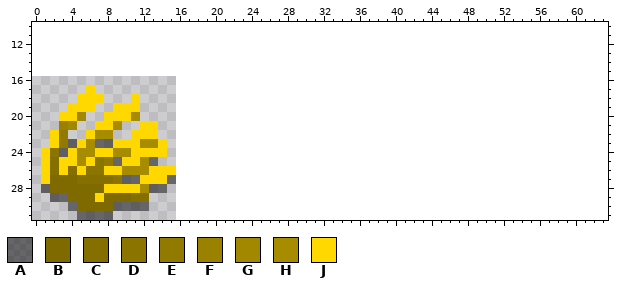
Edited in one commit: pixel-art sprite (data/res_wheat.png). This is how it looked before the edit.
The file is 16x16 pixels. Colours within 5 levels of each other are drawn and written as one. Shown: x 0..63, y 10..31. The old version is drawn lined up with the new one, on the new canvas.
Palette (. is transparent): A #00000080  B #7f6a00  C #856f00  D #8b7400  E #927900  F #9b8100  G #a28700  H #a88c00  J #ffd800
Pixels before, first column x 1:
17 .....J.........
18 ....JJJ...J....
19 ...JJJ..JJJ....
20 ..JJG..JJJH....
21 ..FG..JJH..JJ..
22 .JE..JHH..JJJ..
23 .JEAJHAAJJJHHJ.
24 JDAJHHJJHHJJJJ.
25 JCJJHJDEAJJHA..
26 JCJCJDDJJHHHJJJ
27 JBBBCCCCDAAJJJA
28 ABBBBBBJJJJHAA.
29 .AABBBJBBBCC...
30 ...ABBBBAAAA...
31 ....AAAA.......
New version:
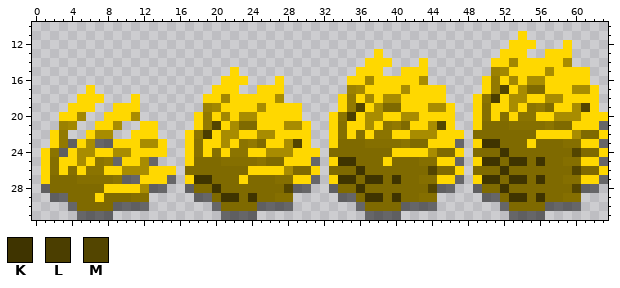
Colours new in this view: K #3f3400  L #4b3e00  M #534500
Changes in this commit:
canvas 16x16 -> 64x32, the old top-left corner now at 0,16
Changed rows in their new state; - is an unchanged pixel.
first column x 17:
11 -------------------------------------J---------
12 ------------------------------------JJJ---J----
13 ---------------------J-------------JJJ--JJJ----
14 --------------------JJJ---J-------JJGJJJJJH----
15 -----J-------------JJJ--JJJ-------FGJJJJHJJJJ--
16 ----JJJ---J-------JJGJJJJJH------JEJGJHHJJJJJ--
17 ---JJJ--JJJ-------FGJJJJHJJJJ----JEMJHBBJJJHHJ-
18 --JJGJJJJJH------JEJGJHHJJJJJ---JDLJHHJJHHJJJJ-
19 --FGJJJJHJJJJ----JEMJHBBJJJHHJ--JCJJHJDEBJJHMJ-
20 -JEJGJHHJJJJJ---JDLJHHJJHHJJJJ--JCJCJDDJJHHHJJJ
21 -JEMJHBBJJJHHJ--JCJJHJDEBJJHMJ--JBBBCCCCDBBJJJA
22 JDLJHHJJHHJJJJ--JCJCJDDJJHHHJJJ-BBBBBBBJJJJHBBJ
23 JCJJHJDEBJJHMJ--JBBBCCCCDBBJJJA-JKKBBBJBBBCCJJA
24 JCJCJDDJJHHHJJJ-BBBBBBBJJJJHBBJ-BBBKBBBBBBBMBBJ
25 JBBBCCCCDBBJJJA-JKKBBBJBBBCCJJA-JKKBKKBKBBCCJJA
26 BBBBBBBJJJJHBBJ-BBBKBBBBBBBMBBJ-BBBKBBBBBBBMBBJ
27 JKKBBBJBBBCCJJA-JKKBKKBKBBCCJJA-JKKBKKBKBBCCJJA
28 ABBKBBBBBBBMAA--ABBKBBBBBBBMAA--ABBKBBBBBBBMAA-
29 -AABKKBKBBCC-----AABKKBKBBCC-----AABKKBKBBCC---
30 ---ABBBBAAAA-------ABBBBAAAA-------ABBBBAAAA---
31 ----AAAA------------AAAA------------AAAA-------
